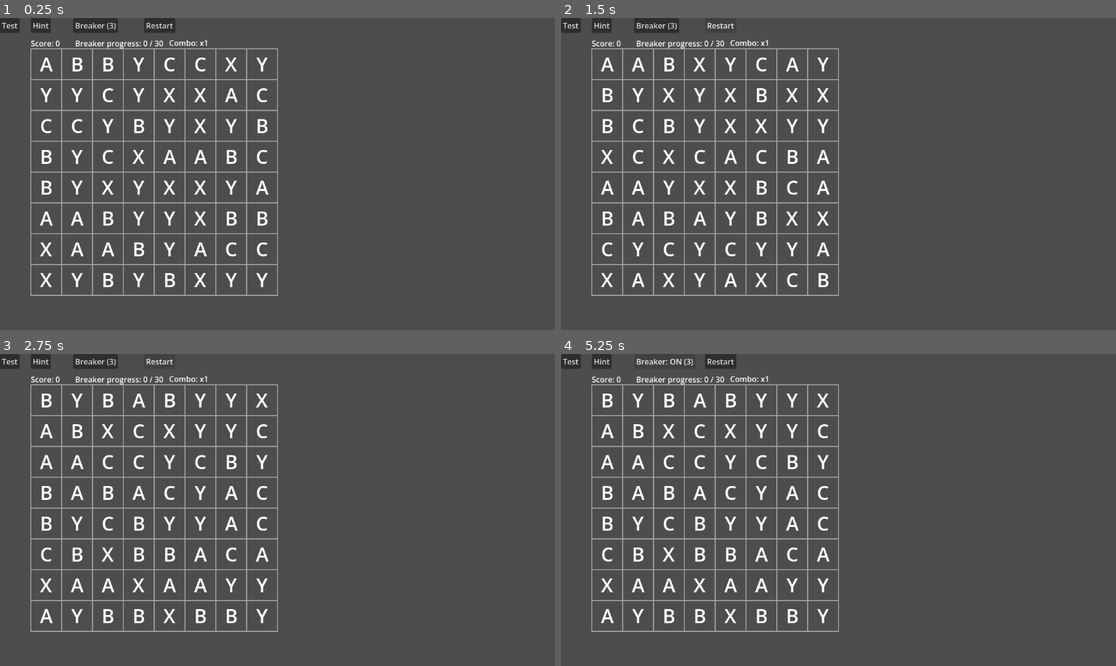
Above: before the commit, frames 1-4 (two rows, left to right).
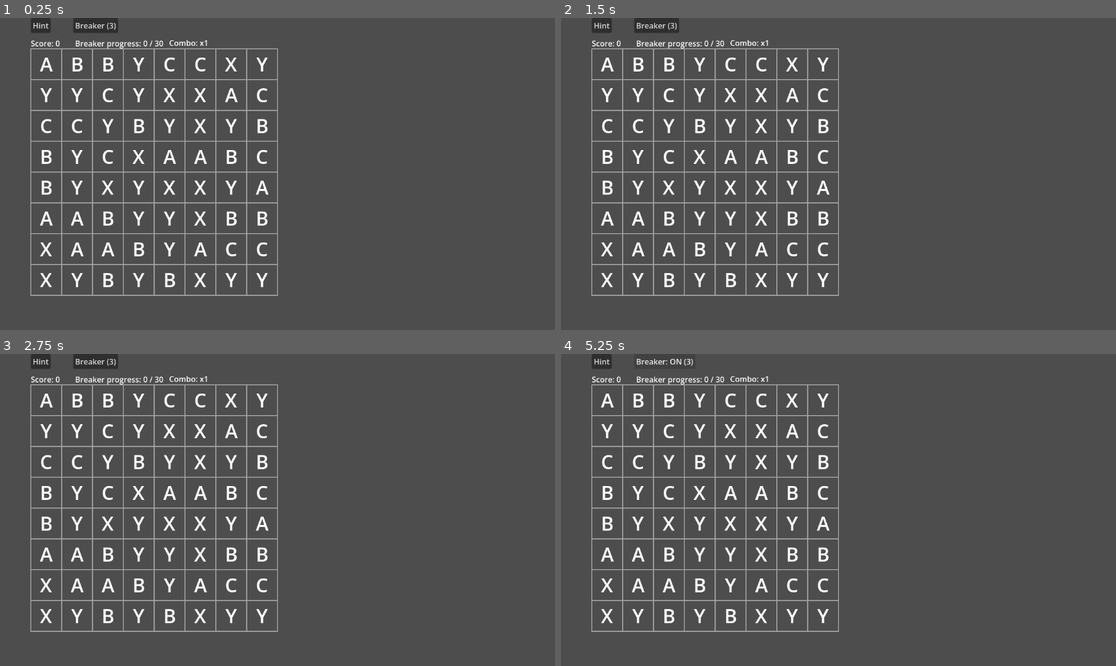
Above: after the commit, the same moments.

Repository: fehudma/godot_projects
Game: Godot game, scene res://Scenes/game.tscn
Same seed, same stepped clock (60 frames per second), same inputs: the game is played once before the commit and once after it.
Inputs (mouse positions are in pixels of both pictures, inside the frame that each line leads up to):
- Up to frame 1 (0.25 s): no input
- Up to frame 2 (1.5 s): click (721, 24) at 0.5 s, where only the run before the commit has a clickable "Restart"; click (721, 24) at 1.25 s, where only the run before the commit has a clickable "Restart"
- Up to frame 3 (2.75 s): click (160, 360) at 2 s, where only the run before the commit has a clickable "Restart"
- Up to frame 4 (5.25 s): click (572, 360) at 2.75 s, where only the run before the commit has a clickable "Test"; click "Hint" at 3.5 s; click (572, 360) at 4.25 s, where only the run before the commit has a clickable "Test"; click "Breaker (3)" at 5 s

The runs differ from the first frame. In frame 1, 0.4% of the frame differs, in the area x 0-32%, y 0-5%; in frame 2, 2.8%; in frame 3, 3.1%; in frame 4, 3.3%, in the area x 0-49%, y 0-87%.

Commit message:
pieces change collor when mouse cursor hovers above them

Diff:
--- a/Scenes/board.gd
+++ b/Scenes/board.gd
@@ -33,6 +33,7 @@
 @onready var combo_label: Label = $"../ComboLabel"
 @onready var hint_button: Button = $"../HintButton"
 @onready var restart_button: Button = $"../RestartButton"
+@onready var status_label: Label = $"../StatusLabel"
 
 
 #==========================VARS
@@ -597,7 +598,18 @@
 #dead-board check
 func ensure_playable_board() -> void:
 	if not has_possible_move():
+		input_locked = true
+		update_ui_lock_state()
+
+		status_label.text = "No moves — reshuffling..."
 		reshuffle_board()
+
+		await get_tree().create_timer(1.0).timeout
+
+		status_label.text = ""
+
+		input_locked = false
+		update_ui_lock_state()
 
 #Disable Hint while the board is busy
 func update_ui_lock_state() -> void:
@@ -647,7 +659,7 @@
 		for row: int in range(ROWS):
 			create_piece(Vector2i(column, row))
 
-	ensure_playable_board()
+	await ensure_playable_board()
 
 	update_breaker_button_text()
 	update_breaker_progress_display()
@@ -686,7 +698,7 @@
 					refill_board()
 					await resolve_cascades()
 
-					ensure_playable_board()
+					await ensure_playable_board()
 
 					breaker_active = false
 					update_breaker_button_text()
@@ -738,7 +750,7 @@
 							refill_board()
 							await resolve_cascades()
 
-							ensure_playable_board()
+							await ensure_playable_board()
 
 							input_locked = false
 							update_ui_lock_state()
--- a/Scenes/game.tscn
+++ b/Scenes/game.tscn
@@ -9,6 +9,7 @@
 script = ExtResource("1_ebmjs")
 
 [node name="TestButton" type="Button" parent="." unique_id=296336580]
+visible = false
 offset_right = 8.0
 offset_bottom = 8.0
 text = "Test"
@@ -47,11 +48,18 @@
 text = "Combo: x1"
 
 [node name="RestartButton" type="Button" parent="." unique_id=1937967821]
+visible = false
 offset_left = 299.0
 offset_right = 307.0
 offset_bottom = 8.0
 text = "Restart"
 
+[node name="StatusLabel" type="Label" parent="." unique_id=433130701]
+offset_left = 64.0
+offset_top = 575.0
+offset_right = 155.0
+offset_bottom = 598.0
+
 [connection signal="pressed" from="TestButton" to="Board" method="_on_test_button_pressed"]
 [connection signal="pressed" from="HintButton" to="Board" method="_on_hint_button_pressed"]
 [connection signal="pressed" from="BreakerButton" to="Board" method="_on_breaker_button_pressed"]
--- a/Scenes/piece.gd
+++ b/Scenes/piece.gd
@@ -51,3 +51,13 @@
 		letter_label.modulate = Color.YELLOW
 	else:
 		letter_label.modulate = Color.WHITE
+
+
+func _on_area_2d_mouse_entered() -> void:
+	if not letter_label.modulate == Color.YELLOW:
+		letter_label.modulate = Color.LIGHT_GRAY
+
+
+func _on_area_2d_mouse_exited() -> void:
+	if not letter_label.modulate == Color.YELLOW:
+		letter_label.modulate = Color.WHITE
--- a/Scenes/piece.tscn
+++ b/Scenes/piece.tscn
@@ -1,6 +1,9 @@
 [gd_scene format=3 uid="uid://dc4xwiv50mh5b"]
 
 [ext_resource type="Script" uid="uid://25bu638bkpbe" path="res://Scenes/piece.gd" id="1_jf0mb"]
+
+[sub_resource type="RectangleShape2D" id="RectangleShape2D_jf0mb"]
+size = Vector2(26, 30)
 
 [node name="Piece" type="Node2D" unique_id=1511509596]
 script = ExtResource("1_jf0mb")
@@ -11,6 +14,15 @@
 offset_right = 32.0
 offset_bottom = 32.0
 theme_override_font_sizes/font_size = 40
-text = "X"
+text = "C"
 horizontal_alignment = 1
 vertical_alignment = 1
+
+[node name="Area2D" type="Area2D" parent="." unique_id=512424209]
+
+[node name="CollisionShape2D" type="CollisionShape2D" parent="Area2D" unique_id=39840954]
+position = Vector2(0, 1)
+shape = SubResource("RectangleShape2D_jf0mb")
+
+[connection signal="mouse_entered" from="Area2D" to="." method="_on_area_2d_mouse_entered"]
+[connection signal="mouse_exited" from="Area2D" to="." method="_on_area_2d_mouse_exited"]
